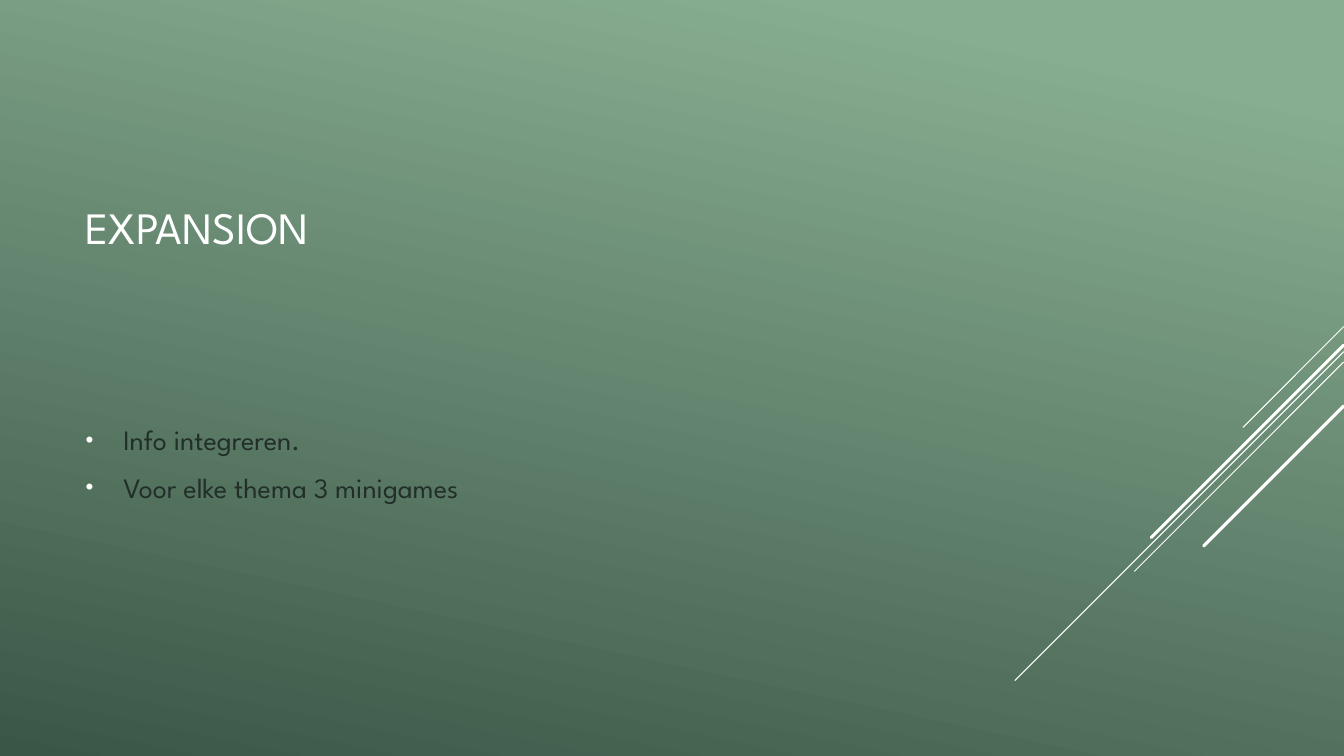
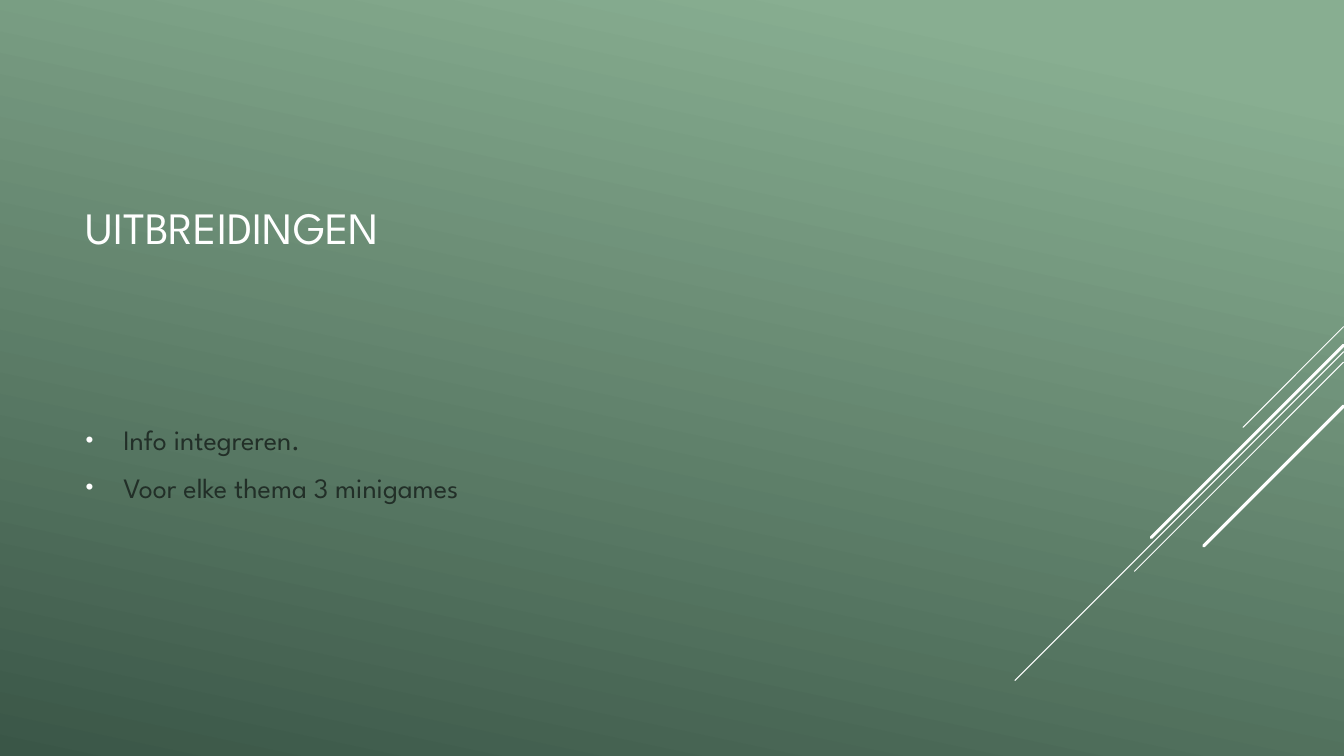
Before and after one commit to vives-project-xp/EducationalGame2, a slide deck: slide 9 of Educational_game_2.pptx. Drawn at 1344x756 pixels with LibreOffice and Linux fonts; fonts in the diff are those of the drawing. Boxes give left, top, right and bottom in pixels: in the first picture for what was removed or moved away, otherwise in the second. Text is boxed around its words. In the diff, an @@ line names an element or a change of style, - is before the commit and + after.

```diff
--- a/Educational_game_2.pptx
+++ b/Educational_game_2.pptx
@@ title at [86, 214, 379, 245]: text changed @@
-EXPANSION
+UITBREIDINGEN
```
Also in this commit, not shown: 1 other slide changed, 17 other files.
